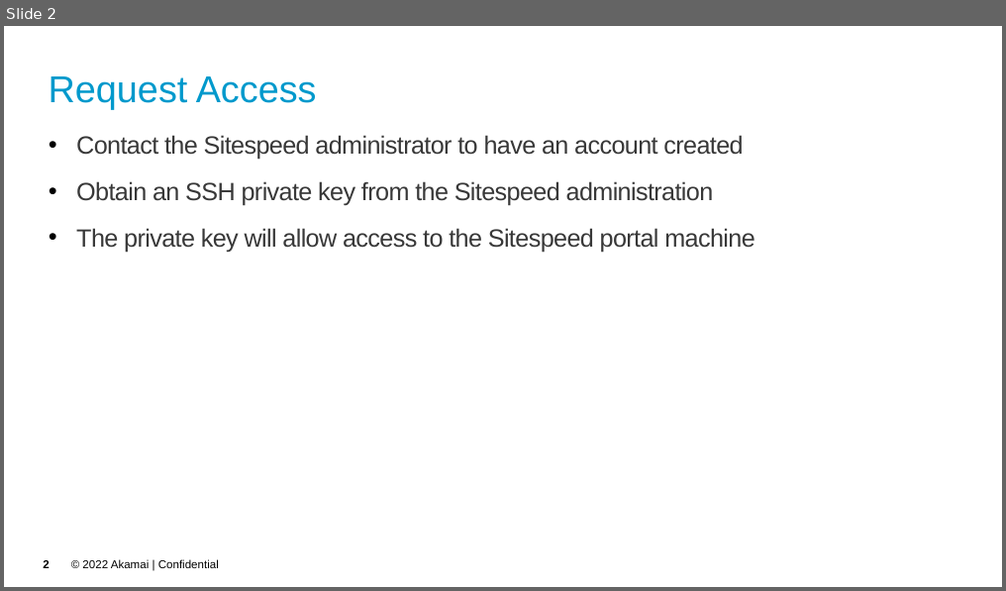
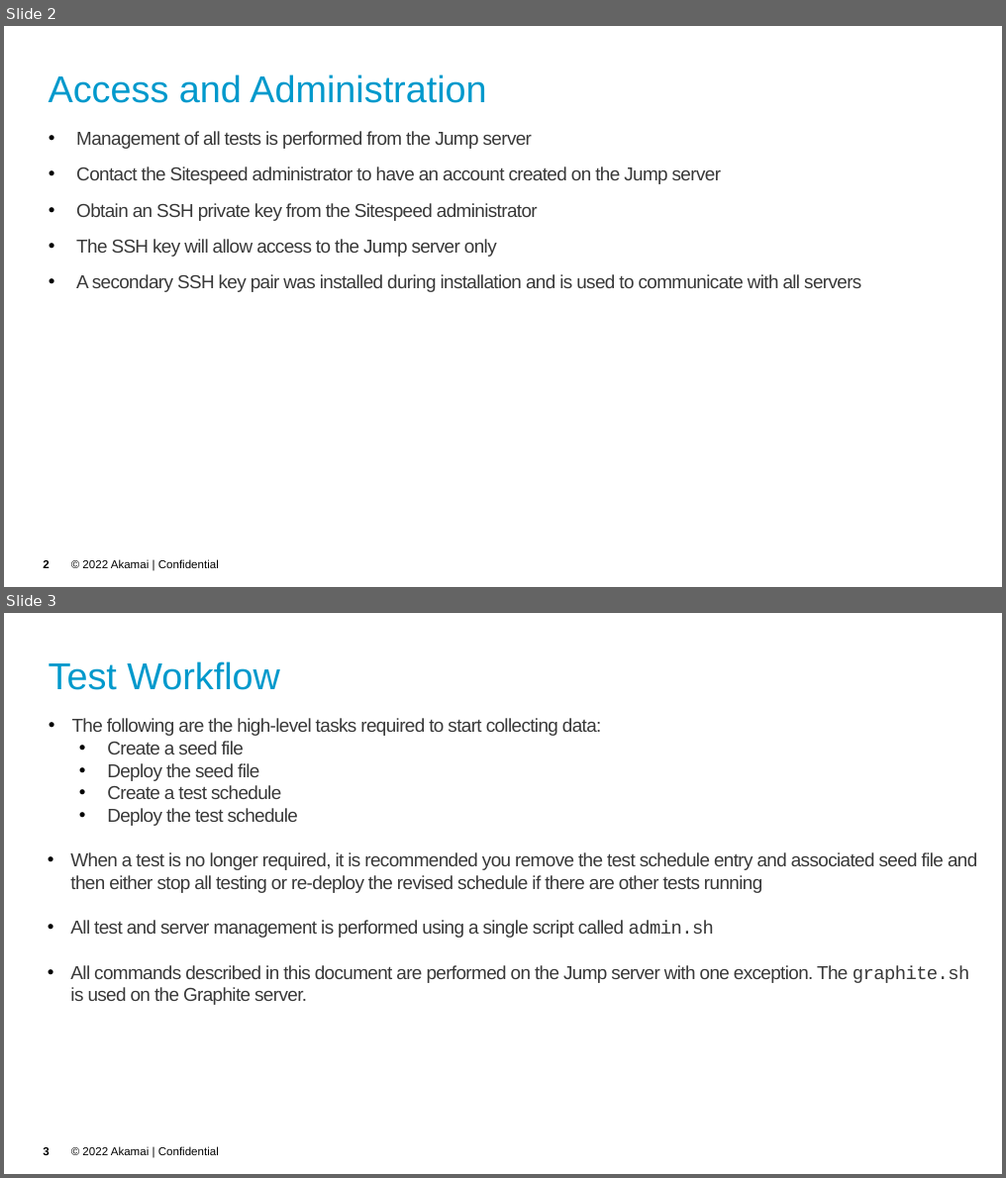
Before and after one commit to akamai-consulting/sitespeed, a slide deck: Info/Guide.pptx. Shown one above the other, each under a label of ours: slide 2 before the commit, slides 2 and 3 after it. The pictures are 1006x591 and 1006x1178 pixels, drawn with LibreOffice and Linux fonts; fonts in the diff are those of the drawing; background and template pictures are left out. Boxes give left, top, right and bottom in pixels: in the first picture for what was removed or moved away, otherwise in the second. Text is boxed around its words. In the diff, an @@ line names an element or a change of style, - is before the commit and + after.

```diff
--- a/Info/Guide.pptx
+++ b/Info/Guide.pptx
@@ slide 3 added at [4, 613, 1002, 1174], background picture (left out); not listed: 2 template elements that a slide beside it also shows @@
@@ title added at [49, 662, 280, 690], 36 pt, text #0099CC @@
+Test Workflow
@@ text added at [70, 718, 977, 1005], 18 pt, text #383838 @@
+• The following are the high-level tasks required to start collecting data:
+• Create a seed file
+• Deploy the seed file
+• Create a test schedule
+• Deploy the test schedule
+• When a test is no longer required, it is recommended you remove the test schedule entry and associated seed file and then either stop all testing or re-deploy the revised schedule if there are other tests running
+• All test and server management is performed using a single script called admin.sh
+• All commands described in this document are performed on the Jump server with one exception. The graphite.sh is used on the Graphite server.
@@ slide 2 changed as well @@
@@ title at [49, 75, 486, 103]: text changed @@
-Request Access
+Access and Administration
@@ text at [76, 131, 861, 292]: text changed; size 24 to 18 pt @@
-• Contact the Sitespeed administrator to have an account created
-• Obtain an SSH private key from the Sitespeed administration
-• The private key will allow access to the Sitespeed portal machine
+• Management of all tests is performed from the Jump server
+• Contact the Sitespeed administrator to have an account created on the Jump server
+• Obtain an SSH private key from the Sitespeed administrator
+• The SSH key will allow access to the Jump server only
+• A secondary SSH key pair was installed during installation and is used to communicate with all servers
```
Also in this commit, not shown: 6 other slides changed, 8 other slides added, 1 other file.
